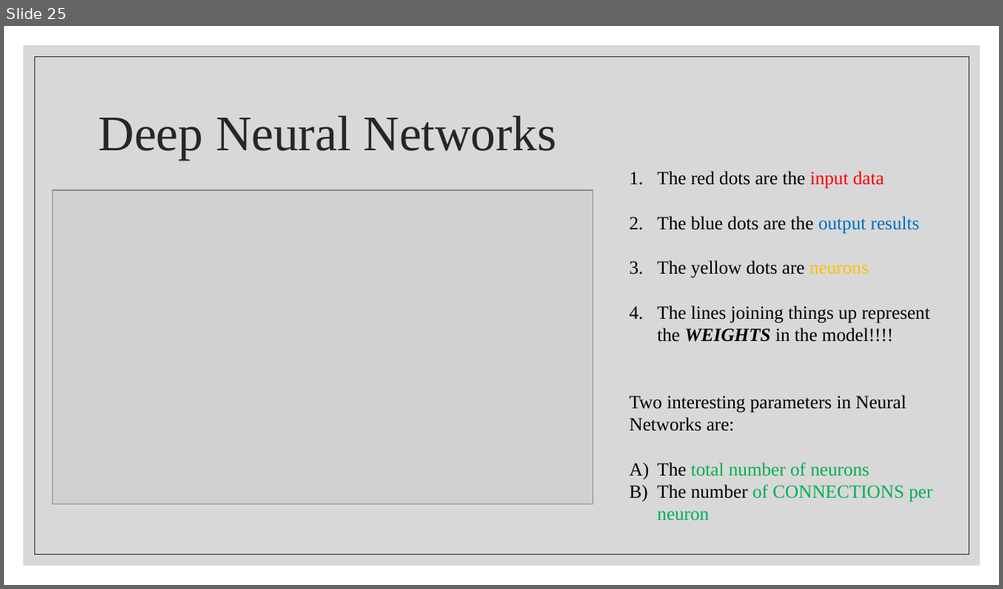
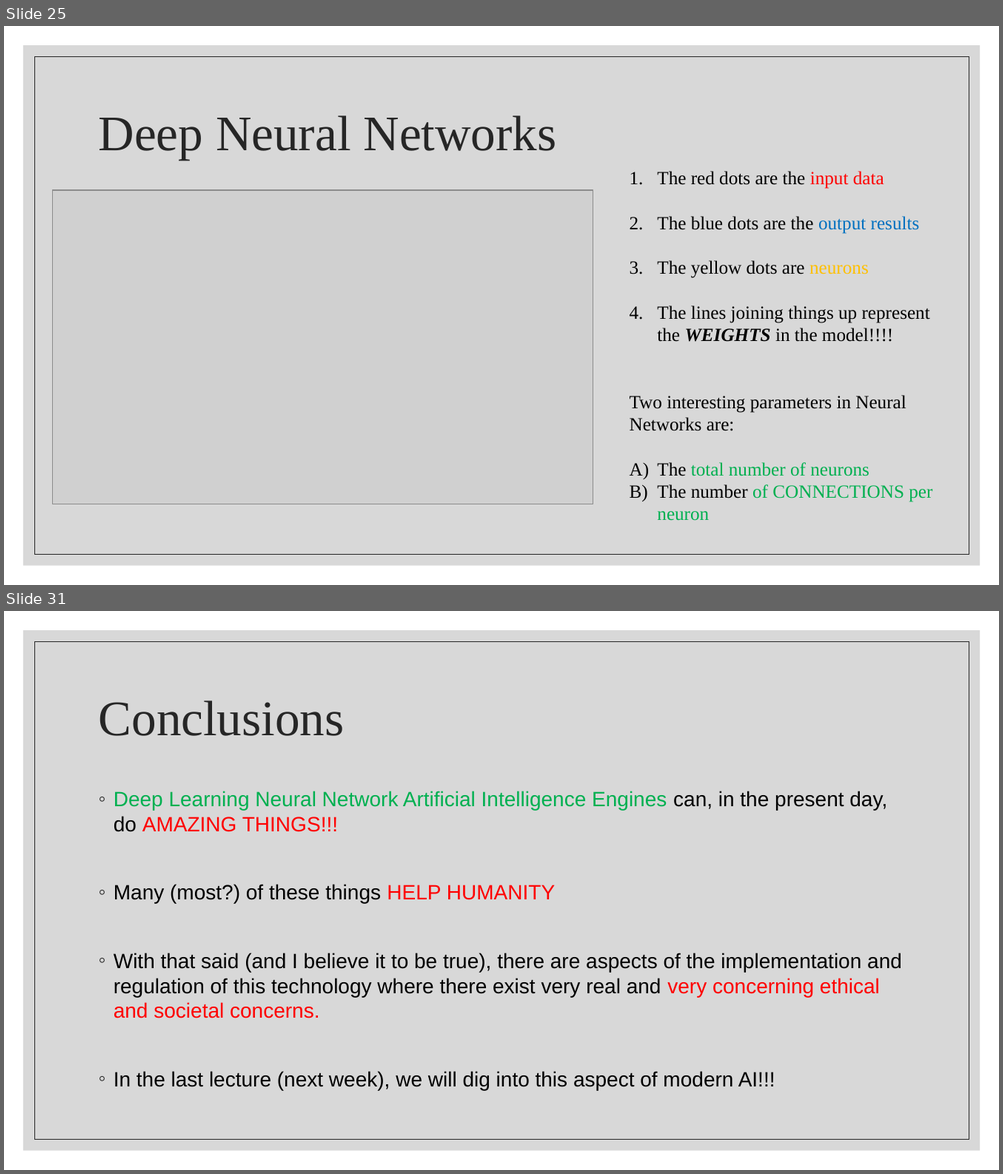
Before and after one commit to wutmeownow/phys441, a slide deck: JupyterNotebooks/LLS/Lecture4.pptx. Shown one above the other, each under a label of ours: slide 25 before the commit, slides 25 and 31 after it; the slides between them are not shown. The pictures are 1003x589 and 1003x1174 pixels, drawn with LibreOffice and Linux fonts; fonts in the diff are those of the drawing; grey boxes stand for pictures. Boxes give left, top, right and bottom in pixels: in the first picture for what was removed or moved away, otherwise in the second. Text is boxed around its words. In the diff, an @@ line names an element or a change of style, - is before the commit and + after.

```diff
--- a/JupyterNotebooks/LLS/Lecture4.pptx
+++ b/JupyterNotebooks/LLS/Lecture4.pptx
@@ slide 31 added at [4, 611, 999, 1170], background #FFFFFF; not listed: 2 template elements that a slide beside it also shows @@
@@ title added at [99, 701, 344, 736], 48 pt, text #262626 @@
+Conclusions
@@ text added at [114, 791, 902, 1091], 20 pt, text #000000 @@
+◦ Deep Learning Neural Network Artificial Intelligence Engines can, in the present day, do AMAZING THINGS!!!
+◦ Many (most?) of these things HELP HUMANITY
+◦ With that said (and I believe it to be true), there are aspects of the implementation and regulation of this technology where there exist very real and very concerning ethical and societal concerns.
+◦ In the last lecture (next week), we will dig into this aspect of modern AI!!!
```
Also in this commit, not shown: 3 other slides added, 3 other files.
